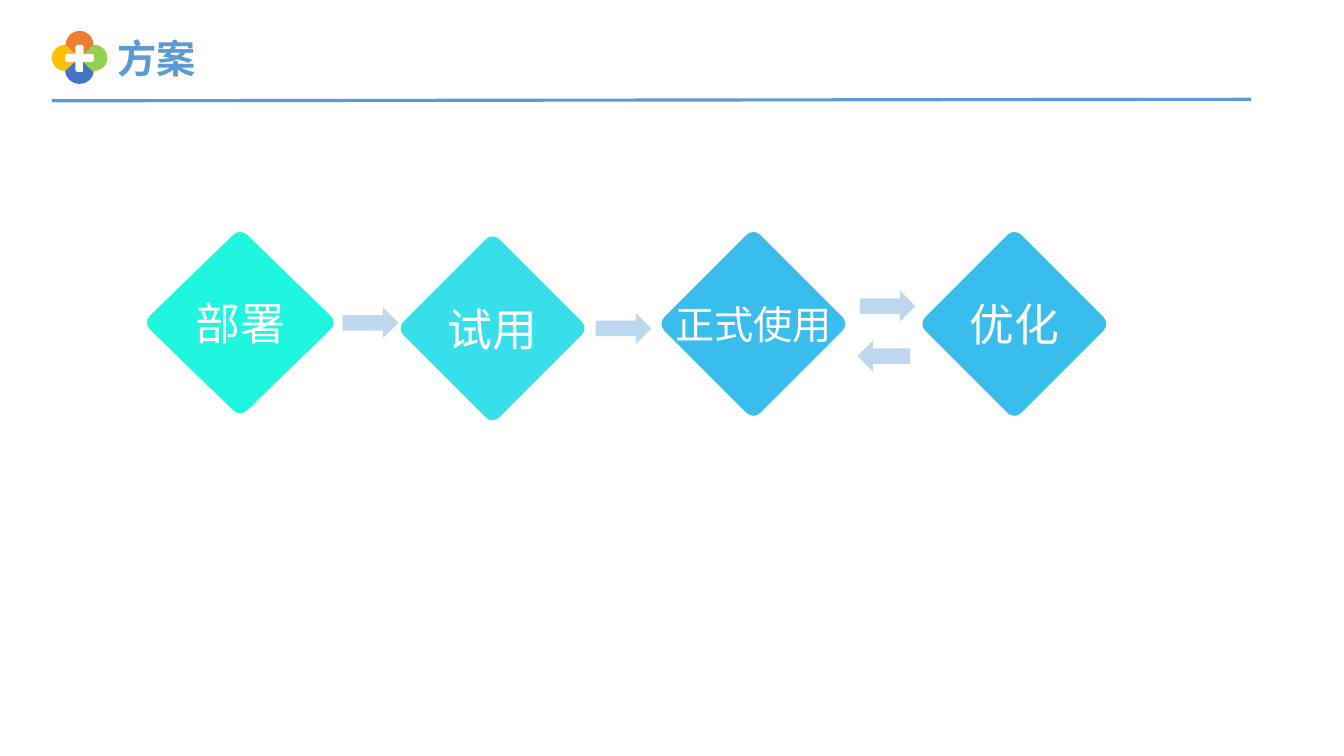
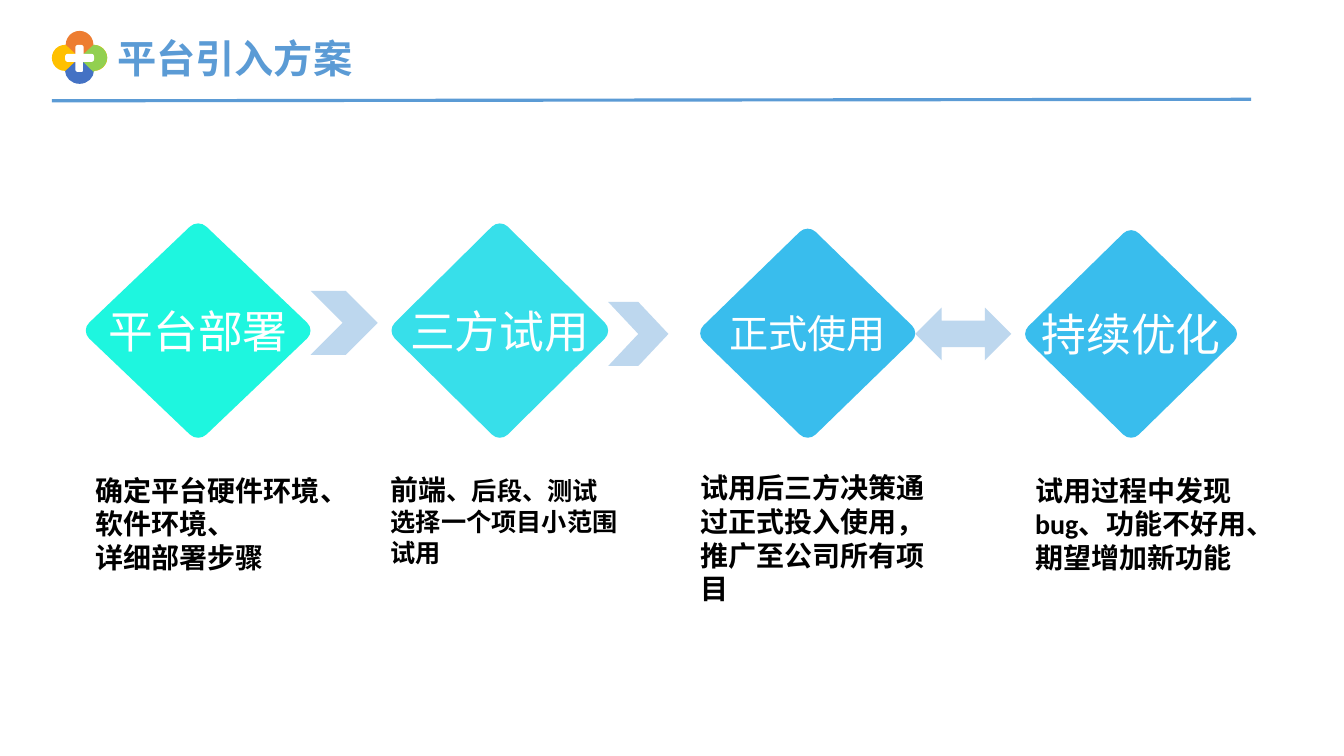
Before and after one commit to yaoxiao1993/ppt, a slide deck: slide 17 of eoLinker接口管理平台分享.pptx. Drawn at 1344x756 pixels with LibreOffice and Linux fonts; fonts in the diff are those of the drawing. Boxes give left, top, right and bottom in pixels: in the first picture for what was removed or moved away, otherwise in the second. Text is boxed around its words. In the diff, an @@ line names an element or a change of style, - is before the commit and + after.

```diff
--- a/eoLinker接口管理平台分享.pptx
+++ b/eoLinker接口管理平台分享.pptx
@@ text at [117, 39, 352, 77]: text changed @@
-方案
+平台引入方案
@@ freeform shape "平台部署": place and size @@
-freeform shape "平台部署" at [147, 232, 334, 413]
+freeform shape "平台部署" at [86, 224, 311, 439]
@@ freeform shape "三方试用": place and size @@
-freeform shape "三方试用" at [400, 237, 584, 420]
+freeform shape "三方试用" at [391, 224, 608, 439]
@@ freeform shape "正式使用": place and size @@
-freeform shape "正式使用" at [661, 232, 845, 415]
+freeform shape "正式使用" at [701, 229, 915, 438]
@@ freeform shape "持续优化": place and size @@
-freeform shape "持续优化" at [923, 232, 1106, 415]
+freeform shape "持续优化" at [1025, 230, 1237, 438]
@@ chevron added at [311, 291, 378, 356], fill #BDD7EE @@
@@ right arrow removed at [860, 290, 915, 322] @@
@@ text in freeform shape at [108, 303, 287, 360]: text changed @@
-部署
+平台部署
@@ right arrow removed at [343, 308, 398, 339] @@
@@ text in freeform shape at [410, 303, 589, 360]: text changed @@
-试用
+三方试用
@@ right arrow removed at [596, 313, 651, 344] @@
@@ chevron added at [608, 302, 668, 367], fill #BDD7EE @@
@@ left right arrow added at [915, 308, 1011, 360], fill #BDD7EE @@
@@ text in freeform shape at [1041, 306, 1220, 363]: text changed @@
-优化
+持续优化
@@ left arrow removed at [858, 341, 910, 372] @@
@@ text added at [96, 477, 348, 571], 20 pt, text #000000, bold @@
+确定平台硬件环境、
+软件环境、
+详细部署步骤
@@ text added at [391, 476, 618, 564], 18 pt, text #000000, bold @@
+前端、后段、测试
+选择一个项目小范围试用
@@ text added at [700, 474, 924, 602], 20 pt, text #000000, bold @@
+试用后三方决策通过正式投入使用，推广至公司所有项目
@@ text added at [1035, 477, 1275, 571], 20 pt, text #000000, bold @@
+试用过程中发现bug、功能不好用、期望增加新功能
```
Also in this commit, not shown: 6 other slides changed.
